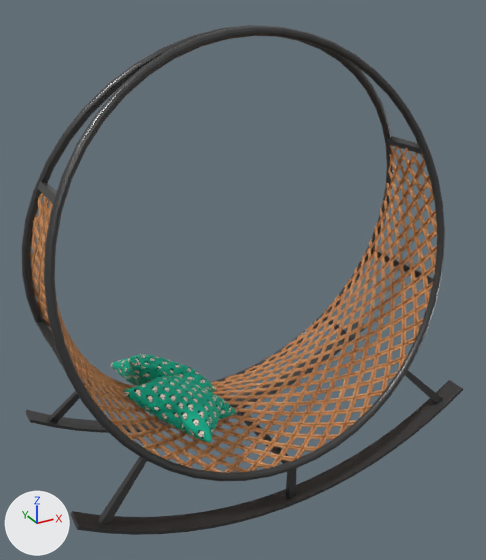
The glTF model assets/models/swing_chair.glb as it was, and as the next commit left it.
One viewpoint serves both versions: a 50 mm camera at (-1.36, -2.4, 2.14) aimed at (-0.04, 0.0, 0.95). Every picture has the same lights, and +X, +Y and +Z are marked at lower left. Where no turn or scale is listed for an object, it has been applied to the vertices.

Objects in the first picture: 'cushion', 'metal_ring', 'wood'.
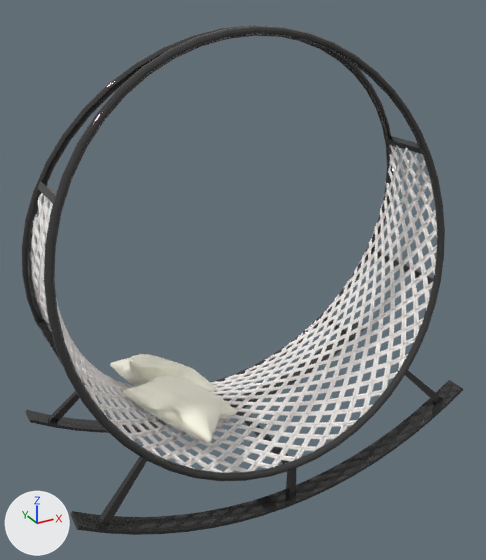
Location of each change, [x1, y1, x2, y2] in pixels of the pictures (486 x 560 px):
'wood', surface changed (brown to white)
    both: [30, 145, 437, 472]
'cushion', surface changed (green to grey)
    both: [110, 354, 237, 443]

The change in detail:
In material 'cushion_shdr' (mat_cushion_shdr), texture is no longer img_fabric18.
In material 'cushion_shdr' (mat_cushion_shdr), base_color is now set to (1.0, 0.994, 0.899), white #fffef3.
In material 'wood_shdr' (mat_wood_shdr), texture is no longer img_wood3.
In material 'wood_shdr' (mat_wood_shdr), base_color is now set to (1.0, 0.964, 0.937), white #fffbf8.
